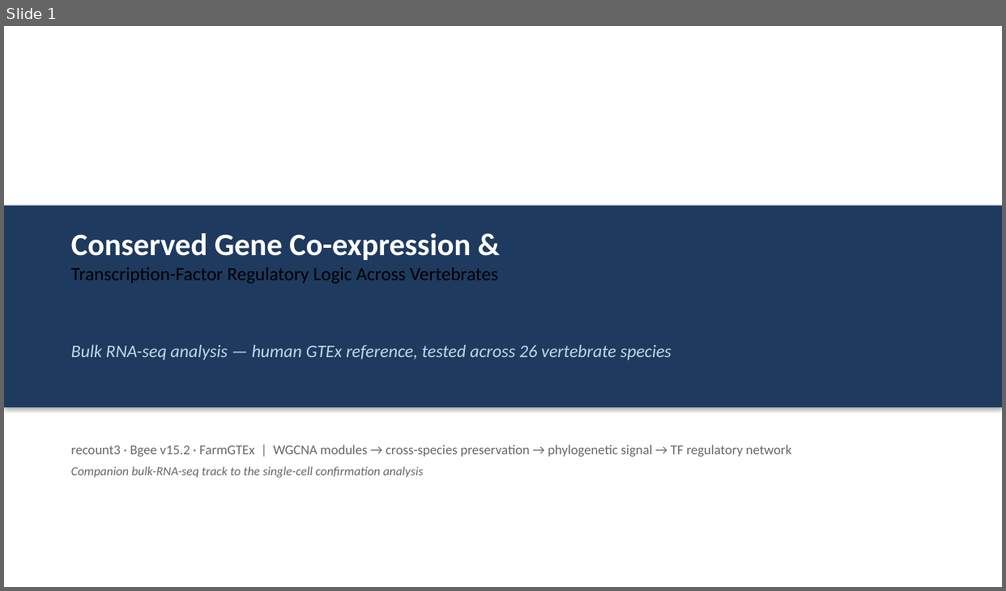
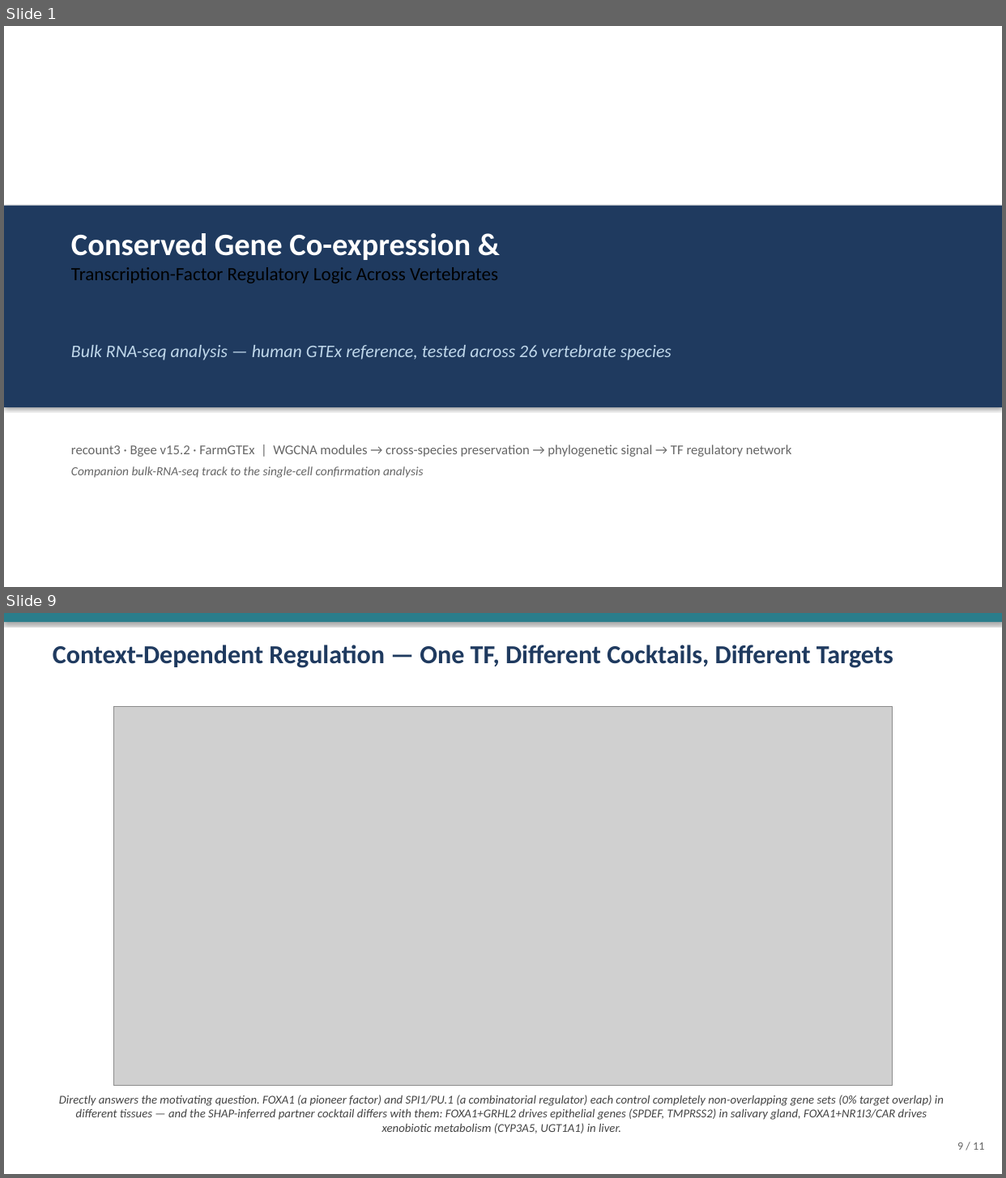
Before and after one commit to bcantarel/claudescience_hackaton_20260713, a slide deck: geneNetworking/geneNetworking_bulkRNAseq.pptx. Shown one above the other, each under a label of ours: slide 1 before the commit, slides 1 and 9 after it; the slides between them are not shown. The pictures are 1006x591 and 1006x1178 pixels, drawn with LibreOffice and Linux fonts; fonts in the diff are those of the drawing; grey boxes stand for pictures. Boxes give left, top, right and bottom in pixels: in the first picture for what was removed or moved away, otherwise in the second. Text is boxed around its words. In the diff, an @@ line names an element or a change of style, - is before the commit and + after.

Commit message:
geneNetworking: add context-dependent TF slide (FOXA1/SPI1 cocktail→target switching) to deck

```diff
--- a/geneNetworking/geneNetworking_bulkRNAseq.pptx
+++ b/geneNetworking/geneNetworking_bulkRNAseq.pptx
@@ slide 9 added at [4, 613, 1002, 1174], background #FFFFFF @@
@@ rectangle added at [4, 613, 1002, 622], fill #2A7D8B @@
@@ text added at [53, 645, 893, 668], 25 pt, text #1F3A5F, bold @@
+Context-Dependent Regulation — One TF, Different Cocktails, Different Targets
@@ picture added at [114, 707, 893, 1086] @@
@@ text added at [59, 1095, 944, 1134], 11.5 pt, text #444444, italic @@
+Directly answers the motivating question. FOXA1 (a pioneer factor) and SPI1/PU.1 (a combinatorial regulator) each control completely non-overlapping gene sets (0% target overlap) in different tissues — and the SHAP-inferred partner cocktail differs with them: FOXA1+GRHL2 drives epithelial genes (SPDEF, TMPRSS2) in salivary gland, FOXA1+NR1I3/CAR drives xenobiotic metabolism (CYP3A5, UGT1A1) in liver.
@@ text added at [957, 1143, 984, 1150], 11 pt, text #666666 @@
+9 / 11
```
Also in this commit, not shown: 9 slides changed, 1 other file.
